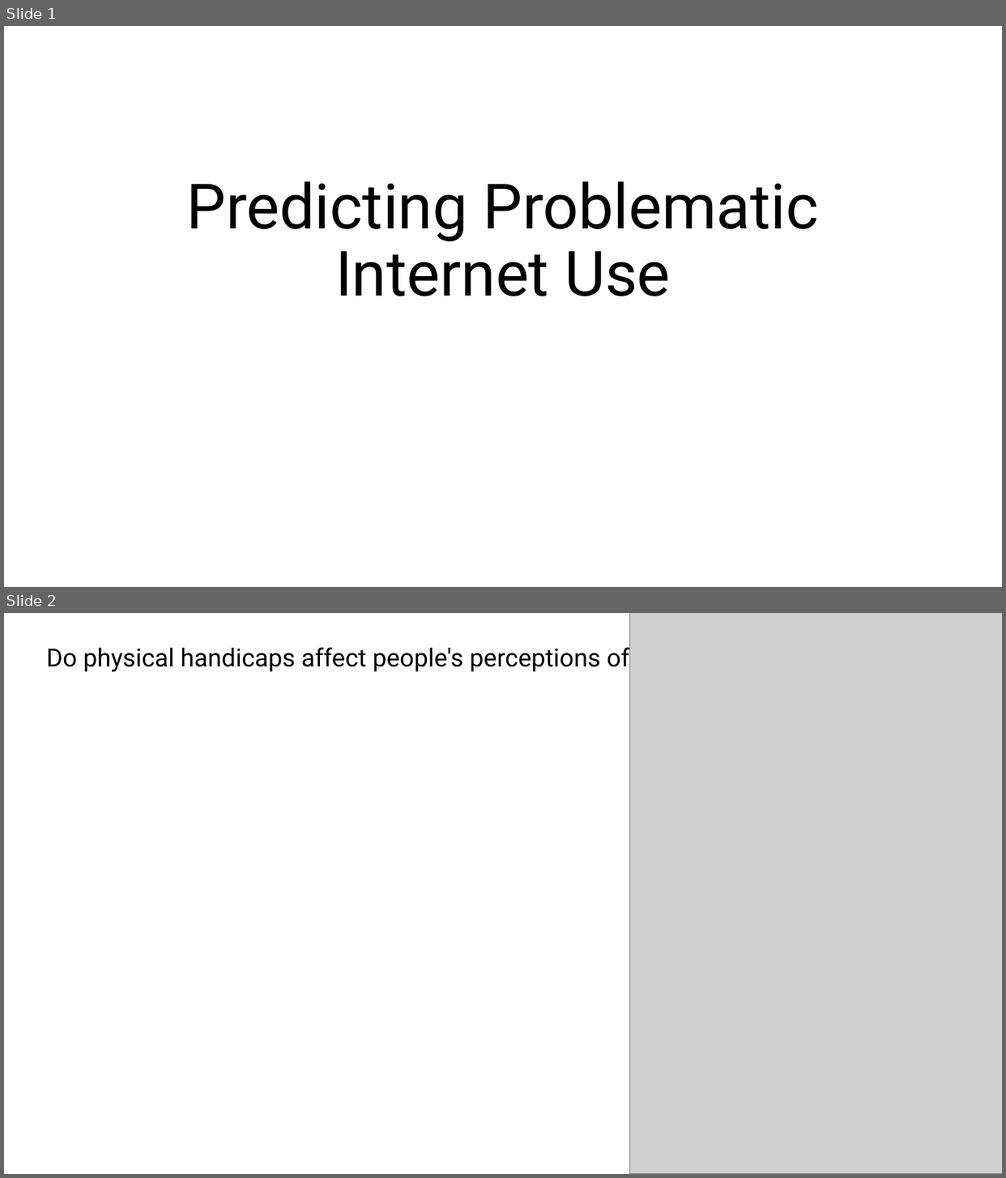
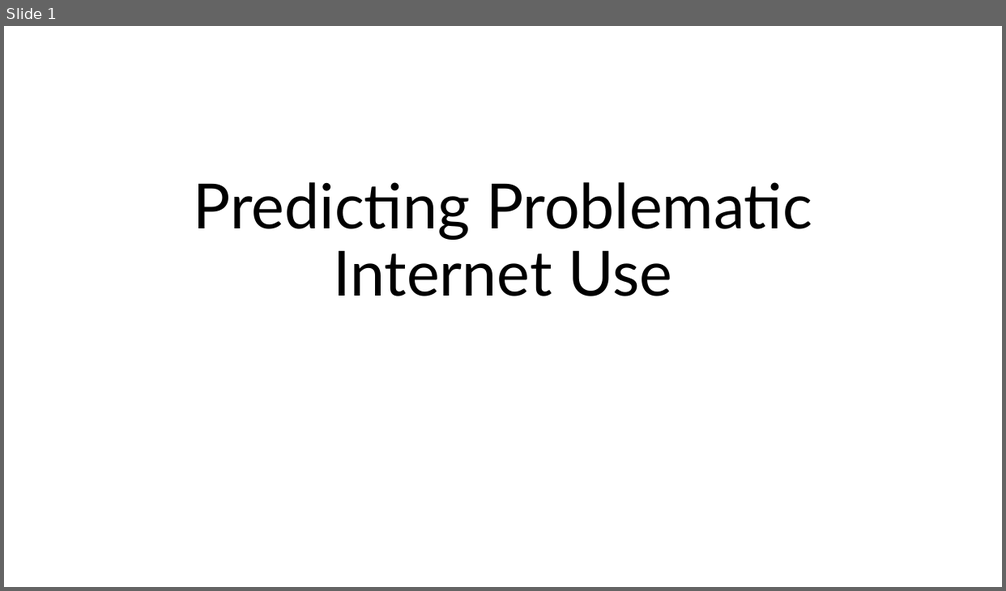
Before and after one commit to aarondweinberg/CMI_problematic_internet_use, a slide deck: Presentation/Problematic Internet Use Video.pptx. Shown one above the other, each under a label of ours: slides 1 and 2 before the commit, slide 1 after it. The pictures are 1006x1178 and 1006x591 pixels, drawn with LibreOffice and Linux fonts; fonts in the diff are those of the drawing; grey boxes stand for pictures. Boxes give left, top, right and bottom in pixels: in the first picture for what was removed or moved away, otherwise in the second. Text is boxed around its words. In the diff, an @@ line names an element or a change of style, - is before the commit and + after.

```diff
--- a/Presentation/Problematic Internet Use Video.pptx
+++ b/Presentation/Problematic Internet Use Video.pptx
@@ slide 2 removed at <box>4,613,1002,1174</box>, background #FFFFFF @@
@@ picture removed at <box>630,613,1002,1174</box> @@
@@ text removed at <box>46,647,629,672</box> @@
-Do physical handicaps affect people's perceptions of employment qualifications?
@@ slide 1 changed as well @@
@@ title "Predicting Problematic Internet Use" at <box>194,182,812,297</box>: font Roboto to Lato @@
```
Also in this commit, not shown: 1 slide added, 5 other slides removed.
